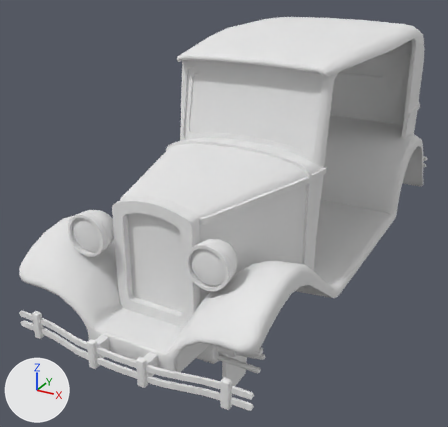
The FBX model Assets/3Dmodels/3Dmodels_Vehicles/3Dmodels_Vehicles_Cars/3Dmodel_Vehicle_Car_Common/3Dmodel_Vehicle_Car_Common.fbx, before and after one commit.
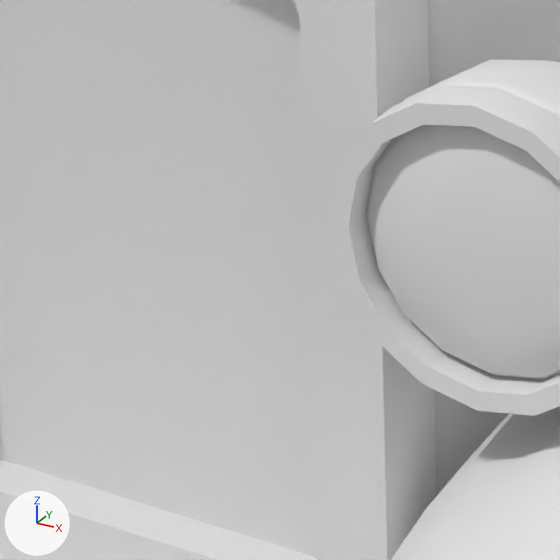
Each version is shown whole from a 50 mm lens placed at (2.106, -4.728, 2.899), pointed at (-0.364, -0.238, 0.654), then close up on the part from 30% to 49% of the width and 54% to 73% of the height. Lighting does not change. The marker at lower left points along +X, +Y and +Z. The older version's two pictures come first. Where no turn or scale is listed for an object, it has been applied to the vertices. Vertices at exactly the same position are counted once.

Before the edit, the objects in view are built like this:
```python
me_vehicle_car_common_base = bpy.data.meshes.new('Vehicle_Car_Common_Base')
me_vehicle_car_common_base.from_pydata(...)  # 2996 vertices, 3167 faces; spans x -0.9..0.9, y -2.3..2.3, z 0.25..2.2
# faces by material slot: [3163, 4]
me_vehicle_car_common_base.materials.append(mat_material_vehicle_car_common)  # white #e7e7e7
me_vehicle_car_common_base.materials.append(mat_material_vehicle_car_common_window)  # white #e7e7e7
ob_vehicle_car_common_base = bpy.data.objects.new('Vehicle_Car_Common_Base', me_vehicle_car_common_base)
ob_vehicle_car_common_base.location = (0.0, 0.0, 0.0)
```
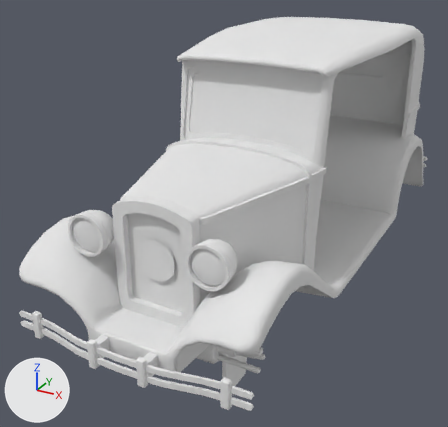
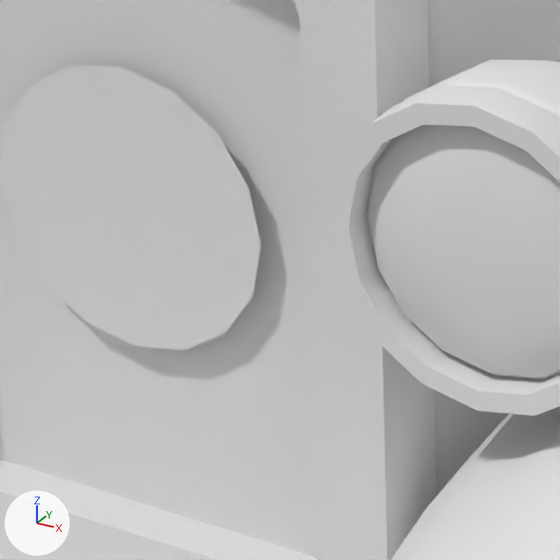
Commit message: Finished making Car logos

The edits, one by one:
me_vehicle_car_common_base is used by ob_vehicle_car_common_base; location (0.0, 0.0, 0.0).
me_vehicle_car_common_base had 2996 vertices, 3167 faces and spanned x -0.9..0.9, y -2.3..2.3, z 0.25..2.2.
me_vehicle_car_common_base now has 3013 vertices, 3183 faces and spans x -0.9..0.9, y -2.3..2.3, z 0.25..2.2.
me_vehicle_car_common_base part 1: a new loose piece of 17 vertices spanning x -0.15..0.15, y -1.82, z 0.85..1.15, in mat_material_vehicle_car_common (white #e7e7e7).

Changed parts and their boxes [x1, y1, x2, y2] in the close-ups (560 x 560 px):
part 1 of me_vehicle_car_common_base, added
    after: [0, 65, 261, 350]
